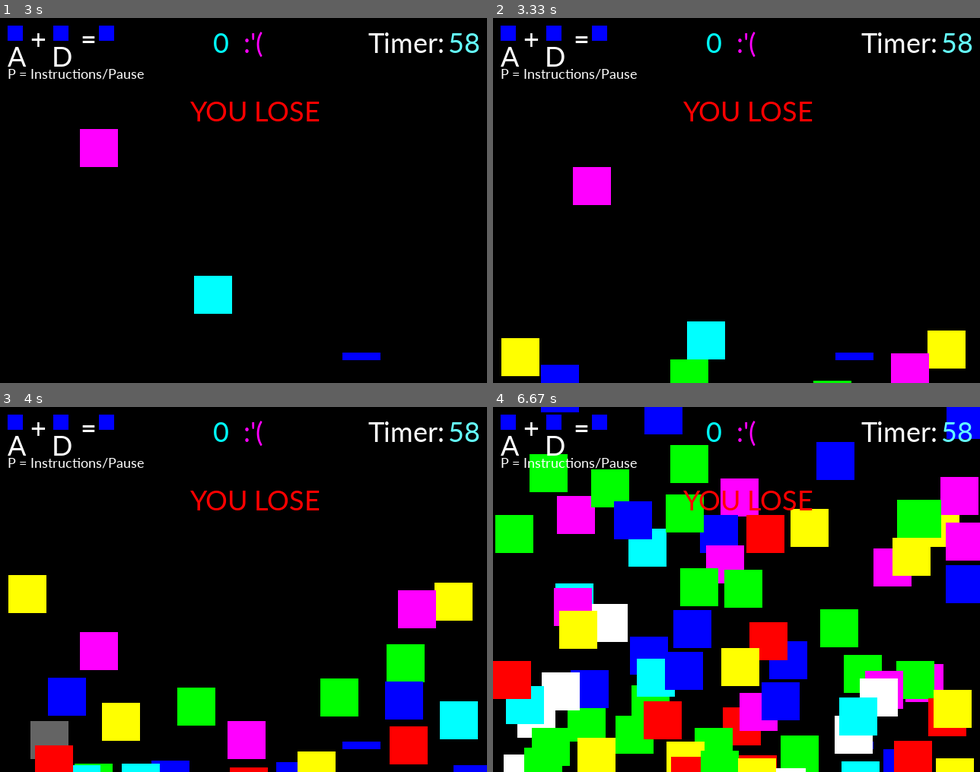
Above: before the commit, frames 1-4 (two rows, left to right).
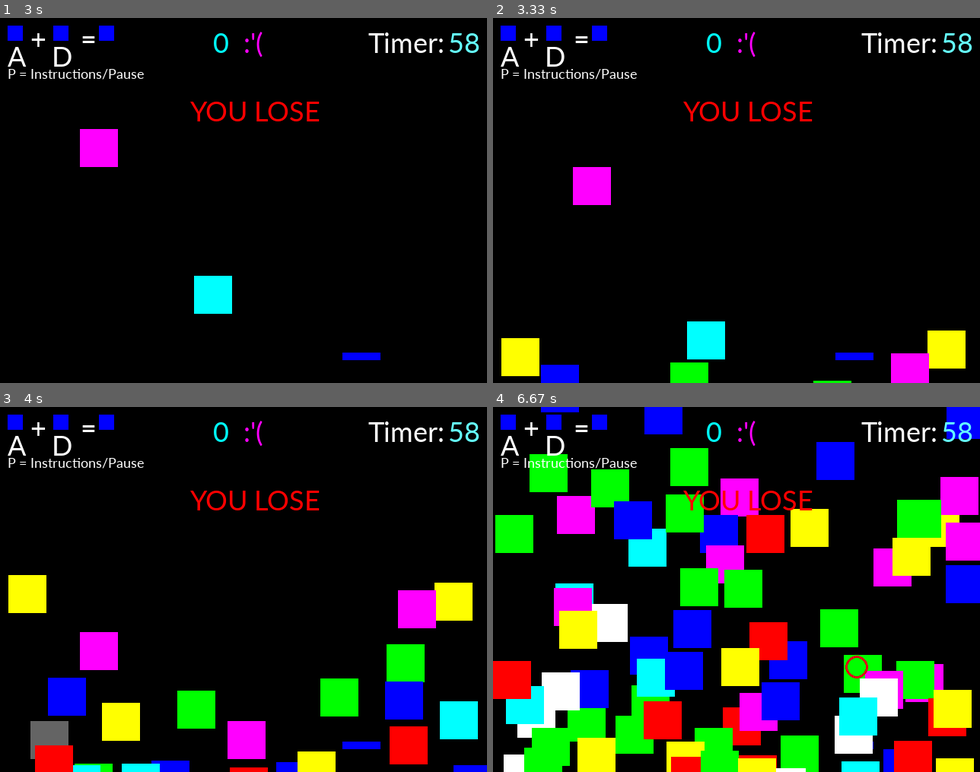
Above: after the commit, the same moments.

Repository: ilaykav/COLORUSH---a-pygame-game
Game: pygame game, started from colorush.py
Same seed, same stepped clock (60 frames per second), same inputs: the game is played once before the commit and once after it. The source is Python 2; it was converted automatically to run under Python 3.
Inputs:
- Up to frame 1 (3 s): hold Right 0.33-0.8 s; hold Right 0.83-1.3 s; hold D 0.83-1.3 s; hold Left 1.33-1.87 s; hold A 1.33-1.87 s; hold Left 1.9-2.3 s; hold A 1.9-2.3 s; hold Right 2.33-2.97 s; hold D 2.33-2.97 s
- Up to frame 2 (3.33 s): hold Left from 3 s (still down); hold A from 3 s (still down)
- Up to frame 3 (4 s): release Left at 3.47 s; release A at 3.47 s
- Up to frame 4 (6.67 s): no input

Frame 1 is identical in both runs. In frame 2, less than 0.1% of the frame differs, in the area x 36-45%, y 93-95%; in frame 3, 0.1%; in frame 4, 0.2%, in the area x 36-78%, y 10-75%.

Commit message:
Update colorush.py

Diff:
--- a/colorush.py
+++ b/colorush.py
@@ -473,8 +473,8 @@
 
     global set_lose_2
 
+    update_presents()
     update_death_balls()
-    update_presents()
 
     if you_lose:
         win_message = ":'("
